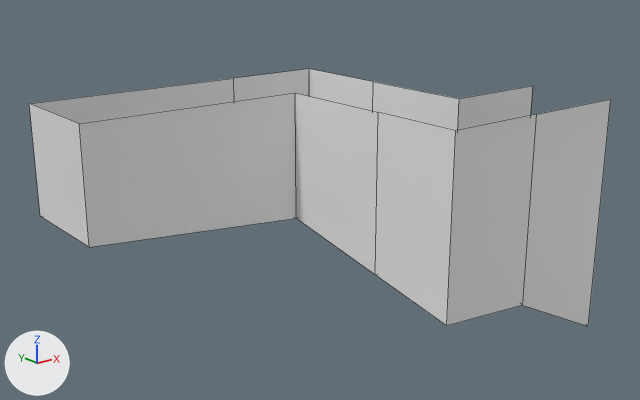
What one commit did to the Blender file A2/data/multislope.blend.
The view is the same before and after, from a camera (50 mm lens) standing at (-6.42, -13.63, 3.92) and looking at (3.03, -1.83, -0.8). Every picture has the same lights, and +X, +Y and +Z are marked at lower left. Mesh edges are drawn as thin lines.

Script lines for the objects in view, before the commit:
```python
me_cube_001 = bpy.data.meshes.new('Cube.001')
me_cube_001.from_pydata(...)  # 24 vertices, 16 faces; spans x -1.0..1.67, y -4.9..1.0, z -3.31..1.0
ob_cube = bpy.data.objects.new('Cube', me_cube_001)
ob_cube.location = (2.0, 0.0, 0.0)
ob_cube.scale = (3.0, 1.0, 1.0)
```
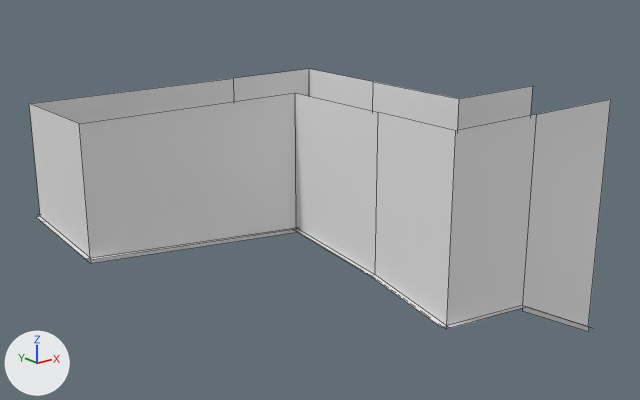
Commit message: modify multislope obj

Changed parts and their boxes (x1, y1, x2, y2) in the pictures (640 x 400 px):
```json
{"object": "Cube", "change": "reshaped", "before": [29, 69, 611, 326], "after": [29, 69, 611, 331]}
{"part": 1, "of": "me_cube_001", "change": "built on", "before": [29, 69, 459, 274], "after": [29, 69, 589, 331]}
```

Scene script edits in JSON lines:
```json
{"block": "me_cube_001", "where": "# used by ob_cube; location = (2.0, 0.0, 0.0); scale = (3.0, 1.0, 1.0)"}
{"op": "remove", "block": "me_cube_001", "code": "me_cube_001.from_pydata(...)  # 24 vertices, 16 faces; spans x -1.0..1.67, y -4.9..1.0, z -3.31..1.0"}
{"op": "add", "block": "me_cube_001", "code": "me_cube_001.from_pydata(...)  # 61 vertices, 38 faces; spans x -1.03..1.67, y -5.0..1.12, z -3.41..1.0"}
{"block": "me_cube_001", "change": "me_cube_001 part 1"}
{"block": "me_cube_001", "change": "2 vertices are removed from x -1.0..0.37, y -1.0, z -1.38..-1.0"}
{"block": "me_cube_001", "change": "6 faces are deleted"}
{"block": "me_cube_001", "change": "1 vertex moves from x 1.0, y -1.0, z -1.55 to x 1.0, y -1.0, z -1.73"}
{"block": "me_cube_001", "change": "31 vertices are added at x -1.03..1.67, y -5.0..1.12, z -3.31..-1.0"}
{"block": "me_cube_001", "change": "8 new vertices lie (0.0, 0.0, -0.1) away from vertices in x -1.0..1.67, y -4.9..1.0, z -3.31..-1.0"}
{"block": "me_cube_001", "change": "28 new faces join them"}
```
